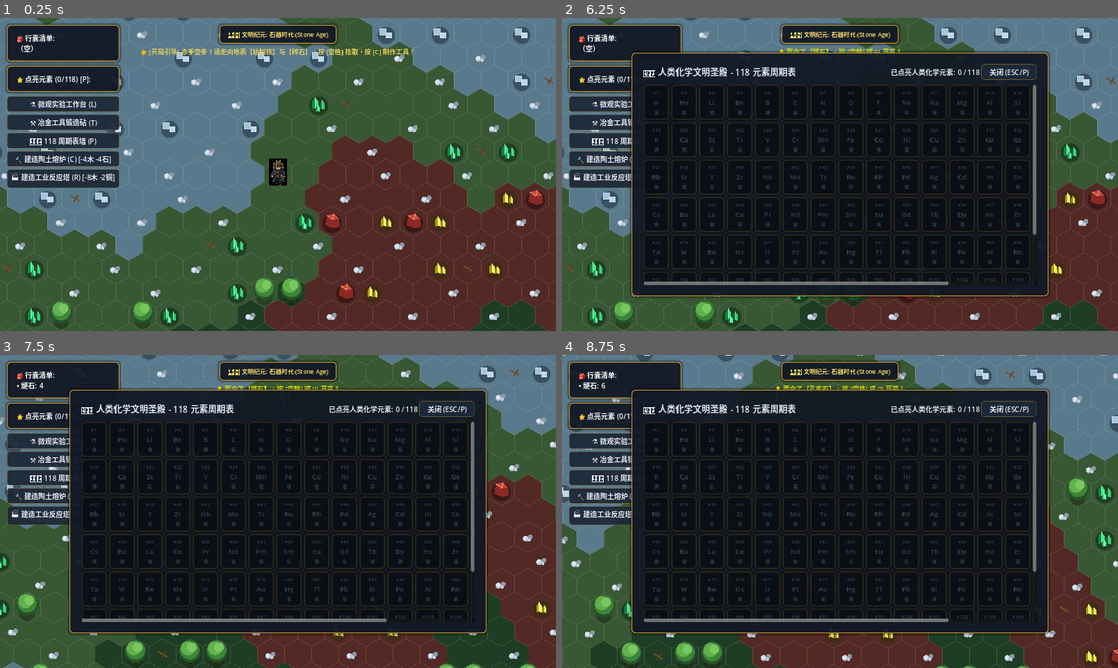
Above: before the commit, frames 1-4 (two rows, left to right).
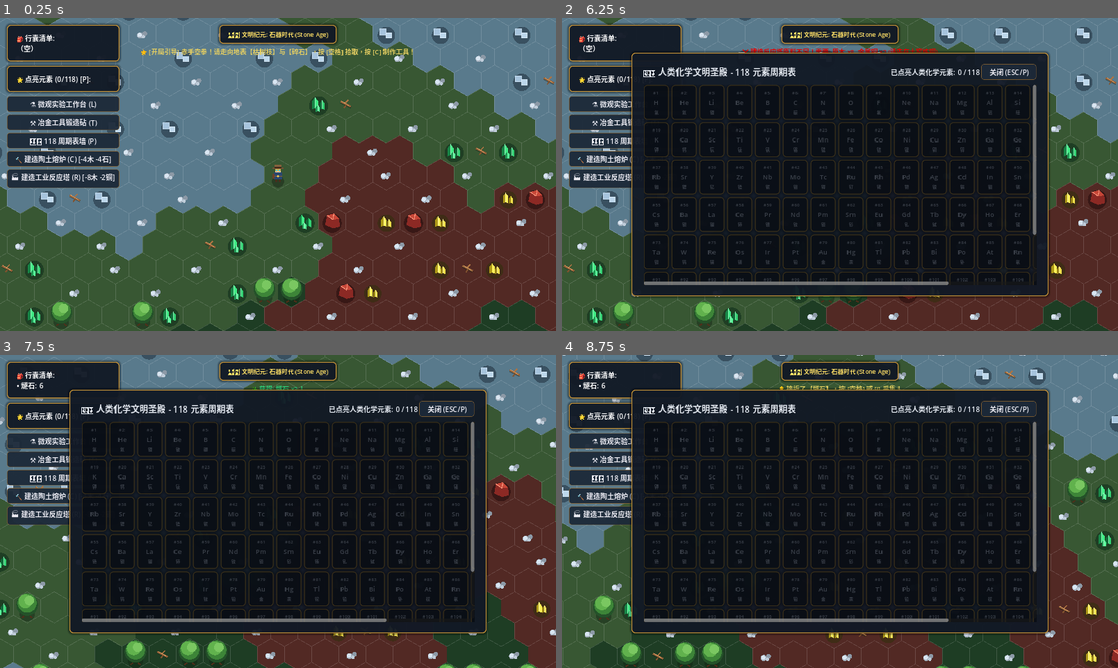
Above: after the commit, the same moments.

Repository: imlinhanchao/elemental-earth-2d
Game: Godot game, scene res://src/scenes/world.tscn
The game is run twice, just before and just after one commit, with the same random seed, the same clock (stepped at 60 frames per second) and the same inputs.
Inputs (mouse positions are in pixels of both pictures, inside the frame that each line leads up to):
- Up to frame 1 (0.25 s): no input
- Up to frame 2 (6.25 s): click "⚗️ 微观实验工作台 (L)" at 0.5 s; click "⚒️ 冶金工具锻造砧 (T)" at 1.25 s; click "🏛️ 118 周期表墙 (P)" at 2 s; click "🔨 建造陶土熔炉 (C) [-4木 -4石]" at 2.75 s; click "🏭 建造工业反应塔 (R) [-8木 -2铜]" at 3.5 s; click "关闭 (ESC/P)" at 4.25 s; click "关闭 (C/T/ESC)" at 5 s; tap Enter at 5.75 s; move the mouse to (567, 268) at 5.77 s; hold D (move_right) from 5.78 s (still down); hold E (interact) from 5.78 s (still down); click (567, 268) at 5.92 s
- Up to frame 3 (7.5 s): move the mouse to (27, 652) at 6.52 s; release D (move_right) at 6.53 s; release E (interact) at 6.53 s; hold S (move_down) 6.53-7.28 s; tap Space (action_primary) at 6.6 s; click (27, 652) at 6.67 s; tap E (interact) at 6.8 s; move the mouse to (27, 646) at 7.27 s; hold D (move_right) from 7.28 s (still down); hold E (interact) from 7.28 s (still down); click (27, 646) at 7.42 s
- Up to frame 4 (8.75 s): move the mouse to (567, 652) at 8.02 s; release D (move_right) at 8.03 s; release E (interact) at 8.03 s; hold W (move_up) from 8.03 s (still down); tap 1 (quick_action_1) at 8.1 s; click (567, 652) at 8.17 s; tap E (interact) at 8.3 s

The runs differ from the first frame. In frame 1, 0.4% of the frame differs, in the area x 0-100%, y 18-82%; in frame 2, 0.4%; in frame 3, 0.2%; in frame 4, 0.3%.

Commit message:
fix: remake player visuals to perfectly fit hex tiles without black borders, fix nearest stick foraging detection

Diff:
--- a/src/scenes/player.gd
+++ b/src/scenes/player.gd
@@ -1,83 +1,152 @@
 # player.gd
-# 键盘优先 & 手柄原生兼容的科考探险员控制器
+# 严丝合缝契合六边形尺寸、零黑框、精准交互的像素科考探险员
 extends CharacterBody2D
 
 @export var speed: float = 240.0
 
-@onready var sprite = $Sprite2D
 @onready var camera = $Camera2D
 @onready var interact_detector = $InteractDetector
 
 var facing_vector: Vector2 = Vector2.DOWN
-var current_target: Area2D = null
+var is_moving: bool = false
+var walk_anim_timer: float = 0.0
+var primary_anim_time: float = 0.0
+var last_target_name: String = ""
 
 func _ready() -> void:
 	add_to_group("player")
-	if interact_detector:
-		interact_detector.area_entered.connect(_on_detector_area_entered)
-		interact_detector.area_exited.connect(_on_detector_area_exited)
+	queue_redraw()
 
-func _physics_process(_delta: float) -> void:
-	# 原生支持键盘 WASD/方向键与手柄摇杆
+func _physics_process(delta: float) -> void:
 	var input_vector = Input.get_vector("move_left", "move_right", "move_up", "move_down")
 
 	if input_vector != Vector2.ZERO:
+		is_moving = true
 		facing_vector = input_vector.normalized()
-		# 更新交互探测器朝向
+		walk_anim_timer += delta * 12.0
 		if interact_detector:
-			interact_detector.position = facing_vector * 32.0
-
-		# 精灵左右朝向与行走摇摆
-		if sprite:
-			if input_vector.x != 0:
-				sprite.flip_h = input_vector.x < 0
-			sprite.rotation = sin(Time.get_ticks_msec() * 0.015) * 0.08
+			interact_detector.position = facing_vector * 24.0
 	else:
-		if sprite:
-			sprite.rotation = move_toward(sprite.rotation, 0.0, 0.05)
+		is_moving = false
+		walk_anim_timer = 0.0
 
 	velocity = input_vector * speed
 	move_and_slide()
 
+	# 实时追踪离玩家最近的目标并给出精准拾取/开采提示
+	var target = get_best_target()
+	if target != null and target.has_method("mine_node"):
+		var iname = target.get("item_name")
+		if iname != last_target_name:
+			last_target_name = iname
+			GameState.post_notice("💡 接近了【%s】，按 [空格] 或 [J] 采集！" % iname, Color(1.0, 0.9, 0.4))
+	elif target == null and last_target_name != "":
+		last_target_name = ""
+
+	# 攻击/敲击挤压动画衰减
+	if primary_anim_time > 0.0:
+		primary_anim_time = max(0.0, primary_anim_time - delta * 8.0)
+
+	queue_redraw()
+
 func _unhandled_input(event: InputEvent) -> void:
-	# 动作键 1: 开采/敲击 (空格 / J / 手柄 A键)
 	if event.is_action_pressed("action_primary"):
 		_perform_primary_action()
-	# 动作键 2: 交互 (E / 手柄 X键)
 	elif event.is_action_pressed("interact"):
 		_perform_interact()
 
+# 核心算法: 寻找距离玩家最近的可交互对象 (优先脚下重叠的，次选正前方的)
+func get_best_target() -> Area2D:
+	var candidates: Array[Area2D] = []
+
+	# 1. 检查正前方探测器内的对象
+	if interact_detector:
+		for a in interact_detector.get_overlapping_areas():
+			candidates.append(a)
+
+	# 2. 检查玩家自身碰撞体脚下重叠的对象 (比如正踩在断枝或碎石上)
+	var space = get_world_2d().direct_space_state
+	var params = PhysicsPointQueryParameters2D.new()
+	params.position = global_position
+	params.collide_with_areas = true
+	params.collide_with_bodies = false
+	var results = space.intersect_point(params, 8)
+	for res in results:
+		var collider = res.get("collider")
+		if collider is Area2D and not candidates.has(collider):
+			candidates.append(collider)
+
+	if candidates.is_empty():
+		return null
+
+	# 选出离玩家中心距离最近的那一个
+	var best_target: Area2D = candidates[0]
+	var best_dist = global_position.distance_squared_to(best_target.global_position)
+	for i in range(1, candidates.size()):
+		var d = global_position.distance_squared_to(candidates[i].global_position)
+		if d < best_dist:
+			best_dist = d
+			best_target = candidates[i]
+
+	return best_target
+
 func _perform_primary_action() -> void:
-	# 敲击动画 (微小缩放与前冲反馈)
-	if sprite:
-		var tw = create_tween()
-		sprite.scale = Vector2(0.42, 0.28)
-		tw.tween_property(sprite, "scale", Vector2(0.35, 0.35), 0.12)
+	primary_anim_time = 1.0 # 触发敲击前冲动画
+	var target = get_best_target()
 
-	if current_target != null:
-		if current_target.has_method("mine_node"):
-			current_target.mine_node()
-		elif current_target.has_method("add_fuel"):
-			# 面向熔炉敲击空格快速添柴加火
-			current_target.add_fuel()
+	if target != null:
+		if target.has_method("mine_node"):
+			target.mine_node()
+		elif target.has_method("add_fuel"):
+			target.add_fuel()
 	else:
-		GameState.post_notice("（面前空空如也，面向树木或矿脉按空格采集）", Color(0.7, 0.7, 0.7, 0.6))
+		GameState.post_notice("（面前或脚下空空如也，走近树枝或碎石按空格拾取）", Color(0.7, 0.7, 0.7, 0.6))
 
 func _perform_interact() -> void:
-	if current_target != null:
-		if current_target.is_in_group("furnace") or current_target.name.begins_with("Furnace"):
-			# 触发熔炉交互事件
-			current_target.open_workbench_requested.emit(current_target)
-		elif current_target.has_method("mine_node"):
-			current_target.mine_node()
+	var target = get_best_target()
+	if target != null:
+		if target.is_in_group("furnace") or target.name.begins_with("Furnace"):
+			target.open_workbench_requested.emit(target)
+		elif target.has_method("mine_node"):
+			target.mine_node()
 
-func _on_detector_area_entered(area: Area2D) -> void:
-	current_target = area
-	if area.has_method("mine_node"):
-		GameState.post_notice("💡 面向了【%s】，按 [空格] 或 [J] 开采！" % area.get("item_name"), Color.YELLOW)
-	elif area.is_in_group("furnace") or area.name.begins_with("Furnace"):
-		GameState.post_notice("💡 面向了【陶土熔炉】，按 [E] 打开控制台，按 [1/2/3] 投料！", Color.GOLD)
+func _draw() -> void:
+	# 敲击时的弹性挤压
+	var punch_offset = facing_vector * (primary_anim_time * 6.0)
+	var scale_y = 1.0 - (primary_anim_time * 0.15)
 
-func _on_detector_area_exited(area: Area2D) -> void:
-	if current_target == area:
-		current_target = null
+	draw_set_transform(punch_offset, 0.0, Vector2(1.0, scale_y))
+
+	# 1. 脚下自然柔和阴影 (适配六边形地表，零黑方块！)
+	draw_circle(Vector2(0, 16), 14.0, Color(0, 0, 0, 0.28))
+
+	# 2. 双腿与鞋子 (根据行走交替迈步动画)
+	var leg_offset_left = sin(walk_anim_timer) * 4.0 if is_moving else 0.0
+	var leg_offset_right = -sin(walk_anim_timer) * 4.0 if is_moving else 0.0
+	# 左腿/鞋 (暗棕色皮靴)
+	draw_rect(Rect2(-7, 10 + leg_offset_left, 5, 8), Color(0.28, 0.18, 0.12))
+	# 右腿/鞋
+	draw_rect(Rect2(2, 10 + leg_offset_right, 5, 8), Color(0.28, 0.18, 0.12))
+
+	# 3. 探险家双排扣学者风衣 (深海墨蓝与黄铜皮带)
+	draw_rect(Rect2(-9, -4, 18, 16), Color(0.16, 0.28, 0.44)) # 大衣主身
+	draw_line(Vector2(-9, 4), Vector2(9, 4), Color(0.55, 0.38, 0.18), 2.5) # 腰部皮带
+	draw_circle(Vector2(0, 4), 2.5, Color(0.9, 0.75, 0.3)) # 金色皮带扣
+
+	# 4. 背包轮廓 (侧后方皮质行囊)
+	draw_rect(Rect2(-12, -2, 4, 12), Color(0.42, 0.26, 0.16)) # 左侧背包带
+
+	# 5. 面部与皮肤
+	draw_rect(Rect2(-6, -14, 12, 10), Color(0.92, 0.80, 0.68))
+
+	# 6. 圆形黄铜护目镜 (两只透亮小圆镜，带青色反光)
+	var look_dir = facing_vector.x * 2.0
+	draw_circle(Vector2(-3 + look_dir, -10), 3.5, Color(0.85, 0.65, 0.25)) # 铜框
+	draw_circle(Vector2(-3 + look_dir, -10), 2.0, Color(0.25, 0.85, 0.95)) # 镜片反光
+	draw_circle(Vector2(3 + look_dir, -10), 3.5, Color(0.85, 0.65, 0.25))
+	draw_circle(Vector2(3 + look_dir, -10), 2.0, Color(0.25, 0.85, 0.95))
+
+	# 7. 宽檐探险家软毡帽 (卡其棕色)
+	draw_rect(Rect2(-13, -16, 26, 4), Color(0.45, 0.32, 0.20)) # 宽大帽檐
+	draw_rect(Rect2(-8, -22, 16, 7), Color(0.52, 0.38, 0.24))  # 帽顶
+	draw_line(Vector2(-8, -16), Vector2(8, -16), Color(0.25, 0.16, 0.10), 2.0) # 帽子黑束带
--- a/src/scenes/player.tscn
+++ b/src/scenes/player.tscn
@@ -1,10 +1,9 @@
-[gd_scene load_steps=5 format=3 uid="uid://ci8x72421390p"]
+[gd_scene load_steps=4 format=3 uid="uid://ci8x72421390p"]
 
 [ext_resource type="Script" path="res://src/scenes/player.gd" id="1_player"]
-[ext_resource type="Texture2D" path="res://assets/sprites/player.png" id="2_tex"]
 
 [sub_resource type="CircleShape2D" id="CircleShape2D_p3x9d"]
-radius = 20.0
+radius = 16.0
 
 [sub_resource type="CircleShape2D" id="CircleShape2D_detect"]
 radius = 28.0
@@ -13,11 +12,6 @@
 collision_layer = 1
 collision_mask = 6
 script = ExtResource("1_player")
-
-[node name="Sprite2D" type="Sprite2D" parent="."]
-position = Vector2(0, -6)
-scale = Vector2(0.35, 0.35)
-texture = ExtResource("2_tex")
 
 [node name="CollisionShape2D" type="CollisionShape2D" parent="."]
 shape = SubResource("CircleShape2D_p3x9d")
@@ -29,7 +23,7 @@
 drag_vertical_enabled = true
 
 [node name="InteractDetector" type="Area2D" parent="."]
-position = Vector2(0, 32)
+position = Vector2(0, 24)
 collision_layer = 0
 collision_mask = 6
 
--- a/src/scenes/resource_node.gd
+++ b/src/scenes/resource_node.gd
@@ -167,10 +167,18 @@
 	draw_circle(Vector2(5, 0), 5.5, Color(0.55, 0.60, 0.65))
 	draw_circle(Vector2(2, 7), 4.0, Color(0.75, 0.80, 0.85))
 
-# 7. 枯树枝 (Fallen Sticks)
+# 7. 枯树枝 (Fallen Sticks - 明亮原木色多叉枯枝)
 func _draw_fallen_stick() -> void:
-	draw_line(Vector2(-10, -6), Vector2(10, 6), Color(0.48, 0.30, 0.16), 3.5)
-	draw_line(Vector2(-2, 8), Vector2(8, -8), Color(0.38, 0.24, 0.12), 2.5)
+	# 树枝小投影
+	draw_line(Vector2(-12, -4), Vector2(12, 8), Color(0.08, 0.12, 0.08, 0.4), 4.5)
+	# 主枯枝 (暖棕色)
+	draw_line(Vector2(-12, -6), Vector2(12, 6), Color(0.58, 0.38, 0.22), 4.0)
+	# 侧分叉枝 1
+	draw_line(Vector2(-2, -1), Vector2(6, -9), Color(0.68, 0.45, 0.26), 3.0)
+	# 侧分叉枝 2
+	draw_line(Vector2(2, 1), Vector2(-4, 9), Color(0.50, 0.32, 0.18), 3.0)
+	# 树枝高光倒棱线
+	draw_line(Vector2(-10, -7), Vector2(8, 4), Color(0.82, 0.60, 0.38), 1.5)
 
 # 晶簇绘制辅助函数
 func _draw_crystal_poly(pos: Vector2, size: Vector2, base_col: Color, light_col: Color) -> void:
Binary file changed: screenshot_current.png
